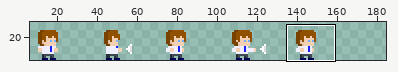
File history of a sprite sheet, assets/player/alex_attack_sheet.png. The picture above shows the old version from afar; the outline marks the close-up.
Close-up. Before the edit:
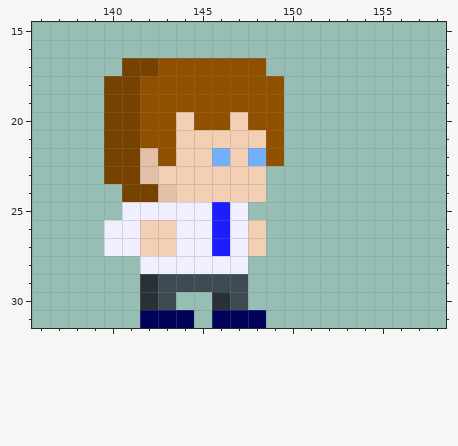
The file is 192x32 pixels. Colours within 5 levels of each other are drawn and written as one. Shown: x 136..158, y 15..31. The wide view leaves out empty margins. The commit also changed other parts of the picture, which this record leaves out.
Once edited:
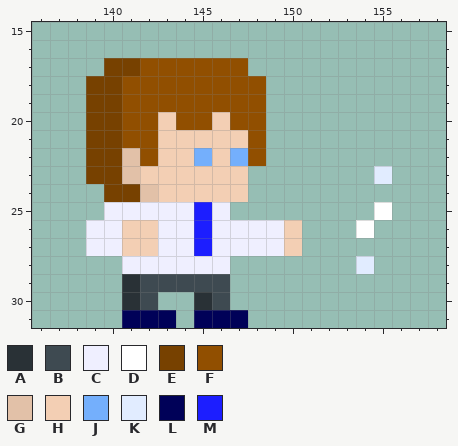
Palette (. is transparent): A #293136  B #3e4a51  C #efefff  D #ffffff  E #774100  F #914f00  G #e2c1a8  H #f3cfb4  J #74affc  K #e1ecff  L #000158  M #1c1eff
Change:
Changed rows in their new state; - is an unchanged pixel.
first column x 139:
17 -E-F-----.-------
18 E-F-------.------
19 E-F-------.------
20 E-F-HF-HF-.------
21 E-F-H----F.------
22 E-GFH-JHJF.------
23 E-GH-----.------K
24 -E-GH----.-------
25 -C----MC.-------D
26 C-H-C-MC-CCH---D-
27 C-H-C-MC-CCH-----
28 --C-----.------K-
29 --AB----.--------
30 --AB.-AB.--------
31 --L--.L--.-------
Changed places in both close-ups, as pixel boxes (x1, y1, x2, y2):
changed: (86, 58, 302, 328)
added: (356, 166, 392, 274)
